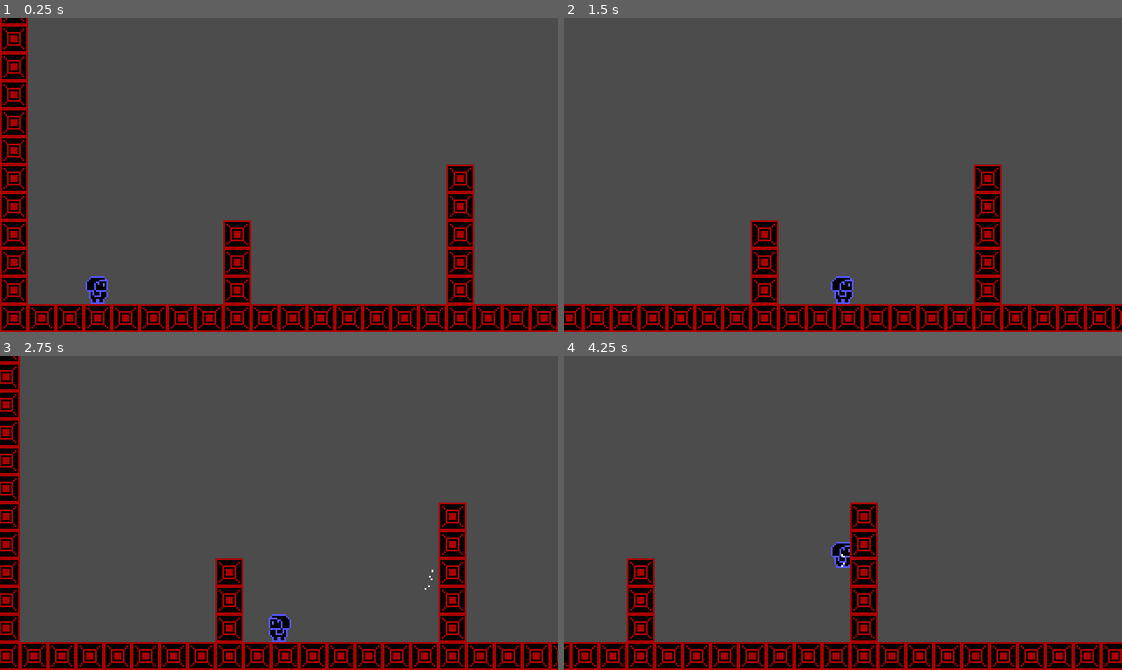
Above: before the commit, frames 1-4 (two rows, left to right).
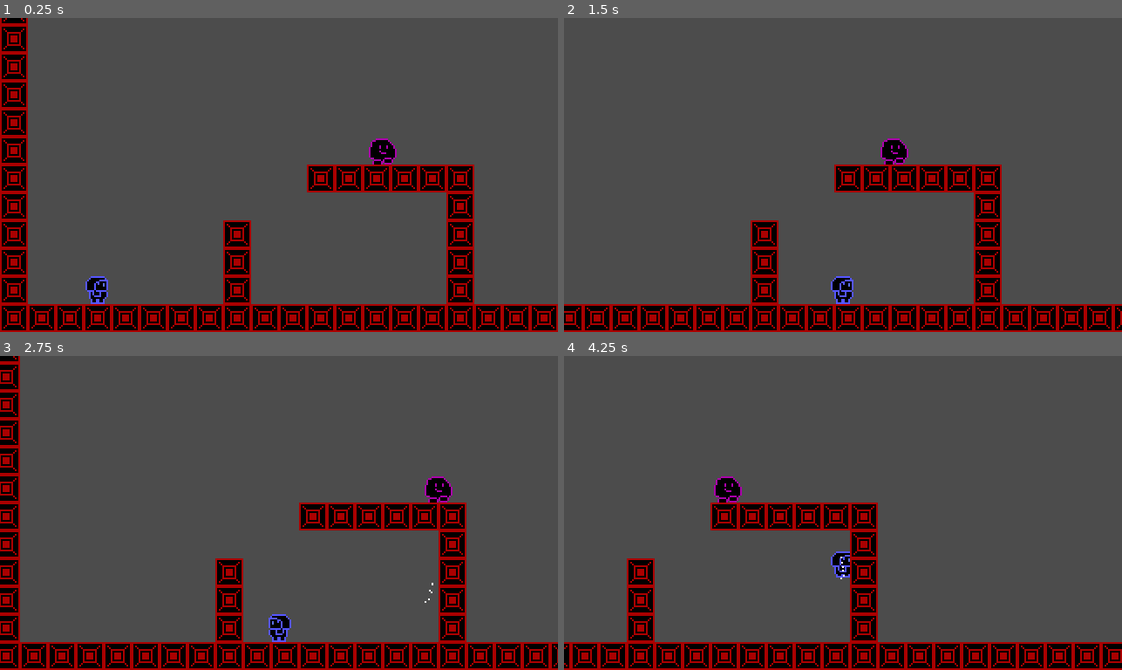
Above: after the commit, the same moments.

Repository: qbradq/lgj2022
Game: Godot game, scene res://Room/Test/Test1.tscn
Same seed, same stepped clock (60 frames per second), same inputs: the game is played once before the commit and once after it. The engine's default icon, where the game draws it, is replaced by a stand-in: a white triangle on a blue panel in a dark square.
Inputs:
- Up to frame 1 (0.25 s): no input
- Up to frame 2 (1.5 s): tap Enter (ui_accept) at 0.5, 0.77 s; hold Right (ui_right) from 0.53 s (still down)
- Up to frame 3 (2.75 s): tap Enter (ui_accept) at 1.52 s; release Right (ui_right) at 2.03 s; hold Left (ui_left) from 2.03 s (still down)
- Up to frame 4 (4.25 s): release Left (ui_left) at 2.78 s; hold Right (ui_right) from 2.78 s (still down); tap Enter (ui_accept) at 3.02, 3.77 s

The runs differ from the first frame. In frame 1, 2.6% of the frame differs, in the area x 55-80%, y 38-56%; in frame 2, 2.6%; in frame 3, 2.6%; in frame 4, 2.9%, in the area x 26-52%, y 38-72%.

Commit message:
Implemented base Enemy and Squish

Diff:
--- /dev/null
+++ b/AutoLoad/Global.gd
@@ -0,0 +1,4 @@
+extends Node
+
+
+var gravity_force:Vector2 = Vector2.DOWN * 1000.0
--- /dev/null
+++ b/Enemy/Enemy.gd
@@ -0,0 +1,26 @@
+extends KinematicBody2D
+class_name Enemy
+
+
+export var walk_speed:float = 50.0
+
+
+var velocity:Vector2
+var facing_left:bool
+
+
+func _physics_process(delta):
+	think(delta)
+	velocity += Global.gravity_force * delta
+	velocity = move_and_slide(velocity, Vector2.UP)
+
+
+func think(delta:float):
+	pass
+
+
+func walk():
+	if facing_left:
+		velocity.x = -walk_speed
+	else:
+		velocity.x = walk_speed
--- /dev/null
+++ b/Enemy/Enemy.tscn
@@ -0,0 +1,42 @@
+[gd_scene load_steps=4 format=2]
+
+[ext_resource path="res://Enemy/Enemy.gd" type="Script" id=1]
+[ext_resource path="res://icon.png" type="Texture" id=2]
+
+[sub_resource type="RectangleShape2D" id=1]
+extents = Vector2( 7, 7 )
+
+[node name="Enemy" type="KinematicBody2D"]
+collision_layer = 4
+collision_mask = 3
+script = ExtResource( 1 )
+
+[node name="AnimationPlayer" type="AnimationPlayer" parent="."]
+
+[node name="Sprite" type="Sprite" parent="."]
+position = Vector2( 0, -32 )
+texture = ExtResource( 2 )
+
+[node name="LeftWallRayCast" type="RayCast2D" parent="."]
+position = Vector2( 0, -30 )
+enabled = true
+cast_to = Vector2( -30, 0 )
+
+[node name="RightWallRayCast" type="RayCast2D" parent="."]
+position = Vector2( 0, -30 )
+enabled = true
+cast_to = Vector2( 30, 0 )
+
+[node name="LeftFloorRayCast" type="RayCast2D" parent="."]
+position = Vector2( -30, -2 )
+enabled = true
+cast_to = Vector2( 0, 4 )
+
+[node name="RightFloorRayCast" type="RayCast2D" parent="."]
+position = Vector2( 30, -2 )
+enabled = true
+cast_to = Vector2( 0, 4 )
+
+[node name="CollisionShape2D" type="CollisionShape2D" parent="."]
+position = Vector2( 0, -32 )
+shape = SubResource( 1 )
--- /dev/null
+++ b/Enemy/Squish/Squish.gd
@@ -0,0 +1,14 @@
+extends Enemy
+class_name EnemySquish
+
+
+func _ready():
+	facing_left = true
+
+
+func think(delta:float):
+	if $LeftWallRayCast.is_colliding() or $RightWallRayCast.is_colliding():
+		facing_left = not facing_left
+	elif $LeftFloorRayCast.is_colliding() == false or $RightFloorRayCast.is_colliding() == false:
+		facing_left = not facing_left
+	walk()
--- /dev/null
+++ b/Enemy/Squish/Squish.tscn
@@ -0,0 +1,68 @@
+[gd_scene load_steps=6 format=2]
+
+[ext_resource path="res://Enemy/Enemy.tscn" type="PackedScene" id=1]
+[ext_resource path="res://Enemy/Squish/Squish.png" type="Texture" id=2]
+[ext_resource path="res://Enemy/Squish/Squish.gd" type="Script" id=3]
+
+[sub_resource type="Animation" id=1]
+length = 0.001
+tracks/0/type = "value"
+tracks/0/path = NodePath("Sprite:frame")
+tracks/0/interp = 1
+tracks/0/loop_wrap = true
+tracks/0/imported = false
+tracks/0/enabled = true
+tracks/0/keys = {
+"times": PoolRealArray( 0 ),
+"transitions": PoolRealArray( 1 ),
+"update": 0,
+"values": [ 0 ]
+}
+
+[sub_resource type="Animation" id=2]
+resource_name = "Walk"
+length = 0.4
+loop = true
+step = 0.2
+tracks/0/type = "value"
+tracks/0/path = NodePath("Sprite:frame")
+tracks/0/interp = 1
+tracks/0/loop_wrap = true
+tracks/0/imported = false
+tracks/0/enabled = true
+tracks/0/keys = {
+"times": PoolRealArray( 0, 0.2 ),
+"transitions": PoolRealArray( 1, 1 ),
+"update": 1,
+"values": [ 0, 1 ]
+}
+
+[node name="Squish" instance=ExtResource( 1 )]
+script = ExtResource( 3 )
+
+[node name="AnimationPlayer" parent="." index="0"]
+autoplay = "Walk"
+anims/RESET = SubResource( 1 )
+anims/Walk = SubResource( 2 )
+
+[node name="Sprite" parent="." index="1"]
+position = Vector2( 0, -8 )
+texture = ExtResource( 2 )
+hframes = 2
+
+[node name="LeftWallRayCast" parent="." index="2"]
+position = Vector2( 0, -2 )
+cast_to = Vector2( -7, 0 )
+
+[node name="RightWallRayCast" parent="." index="3"]
+position = Vector2( 0, -2 )
+cast_to = Vector2( 7, 0 )
+
+[node name="LeftFloorRayCast" parent="." index="4"]
+position = Vector2( -8, -2 )
+
+[node name="RightFloorRayCast" parent="." index="5"]
+position = Vector2( 8, -2 )
+
+[node name="CollisionShape2D" parent="." index="6"]
+position = Vector2( 0, -8 )
--- a/Player/Player.gd
+++ b/Player/Player.gd
@@ -1,4 +1,5 @@
 extends KinematicBody2D
+class_name Player
 
 
 var bullet_scene:PackedScene = preload("res://Player/PlayerBullet.tscn")
@@ -10,7 +11,6 @@
 var air_resist_force:Vector2 = Vector2.LEFT * 100.0
 var jump_force:Vector2 = Vector2.UP * 325.0
 var double_jump_force:Vector2 = Vector2.UP * 275.0
-var gravity_force:Vector2 = Vector2.DOWN * 1000.0
 var terminal_velocity:Vector2 = Vector2.DOWN * 450.0
 var wall_slide_max_velocity:Vector2 = Vector2.DOWN * 75.0
 var wall_jump_force:Vector2 = Vector2.UP * 350.0 + Vector2.RIGHT * 100.0
@@ -57,7 +57,7 @@
 	if velocity.x < -walk_force_max.x:
 		velocity.x = -walk_force_max.x
 	# Gravity
-	velocity += gravity_force * delta
+	velocity += Global.gravity_force * delta
 	if is_wall_slide:
 		if velocity.y > wall_slide_max_velocity.y:
 			velocity.y = wall_slide_max_velocity.y
--- a/Player/Player.tscn
+++ b/Player/Player.tscn
@@ -73,6 +73,8 @@
 extents = Vector2( 4, 7.5 )
 
 [node name="Player" type="KinematicBody2D"]
+collision_layer = 2
+collision_mask = 5
 script = ExtResource( 2 )
 
 [node name="AnimationPlayer" type="AnimationPlayer" parent="."]
--- a/Player/PlayerBullet.tscn
+++ b/Player/PlayerBullet.tscn
@@ -6,6 +6,8 @@
 extents = Vector2( 2, 2 )
 
 [node name="PlayerBullet" type="Area2D"]
+collision_layer = 2
+collision_mask = 5
 script = ExtResource( 1 )
 
 [node name="CPUParticles2D" type="CPUParticles2D" parent="."]
--- a/Room/Test/Test1.tscn
+++ b/Room/Test/Test1.tscn
@@ -1,12 +1,18 @@
-[gd_scene load_steps=3 format=2]
+[gd_scene load_steps=4 format=2]
 
 [ext_resource path="res://Room/Room.tscn" type="PackedScene" id=1]
 [ext_resource path="res://Player/Player.tscn" type="PackedScene" id=2]
+[ext_resource path="res://Enemy/Squish/Squish.tscn" type="PackedScene" id=3]
 
 [node name="Test1" instance=ExtResource( 1 )]
 
 [node name="Player" parent="Contents" index="0" instance=ExtResource( 2 )]
 position = Vector2( 56, 176 )
 
+[node name="Squish" parent="Contents" index="1" instance=ExtResource( 3 )]
+position = Vector2( 232, 96 )
+collision_layer = 1
+collision_mask = 1
+
 [node name="TileMap" parent="Midground" index="0"]
-tile_data = PoolIntArray( 0, 1, 0, 57, 1, 0, 65536, 1, 0, 65 …(171 unchanged characters)… , 1, 0, 327737, 1, 0, 393216, 1, 0, 393232, 1, 0, 393258, 1, 0, 393263, 1, 0, 39 …(1398 unchanged characters)…
+tile_data = PoolIntArray( 0, 1, 0, 57, 1, 0, 65536, 1, 0, 65 …(171 unchanged characters)… , 1, 0, 327737, 1, 0, 393216, 1, 0, 393227, 1, 0, 393228, 1, 0, 393229, 1, 0, 393230, 1, 0, 393231, 1, 0, 393232, 1, 0, 393258, 1, 0, 393263, 1, 0, 39 …(1398 unchanged characters)…
--- a/project.godot
+++ b/project.godot
@@ -8,11 +8,37 @@
 
 config_version=4
 
+_global_script_classes=[ {
+"base": "KinematicBody2D",
+"class": "Enemy",
+"language": "GDScript",
+"path": "res://Enemy/Enemy.gd"
+}, {
+"base": "Enemy",
+"class": "EnemySquish",
+"language": "GDScript",
+"path": "res://Enemy/Squish/Squish.gd"
+}, {
+"base": "KinematicBody2D",
+"class": "Player",
+"language": "GDScript",
+"path": "res://Player/Player.gd"
+} ]
+_global_script_class_icons={
+"Enemy": "",
+"EnemySquish": "",
+"Player": ""
+}
+
 [application]
 
 config/name="lgj2022"
 run/main_scene="res://Room/Test/Test1.tscn"
 config/icon="res://icon.png"
+
+[autoload]
+
+Global="*res://AutoLoad/Global.gd"
 
 [display]
 
@@ -82,6 +108,12 @@
  ]
 }
 
+[layer_names]
+
+2d_physics/layer_1="World"
+2d_physics/layer_2="Player"
+2d_physics/layer_3="Enemy"
+
 [physics]
 
 common/enable_pause_aware_picking=true
Binary file added: Enemy/Squish/Squish.ase
Binary file added: Enemy/Squish/Squish.png
Not shown, added: Enemy/Squish/Squish.png.import
